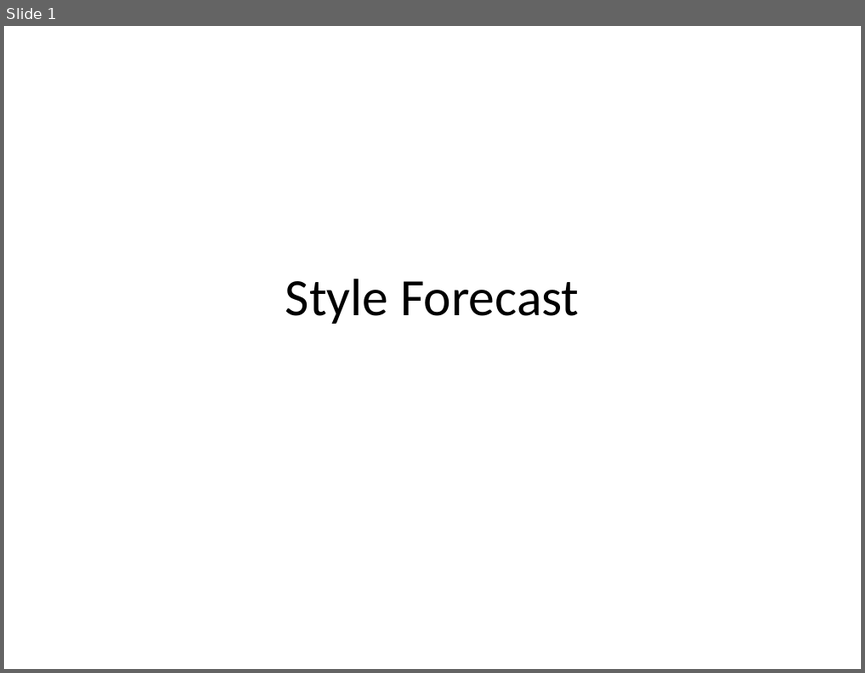
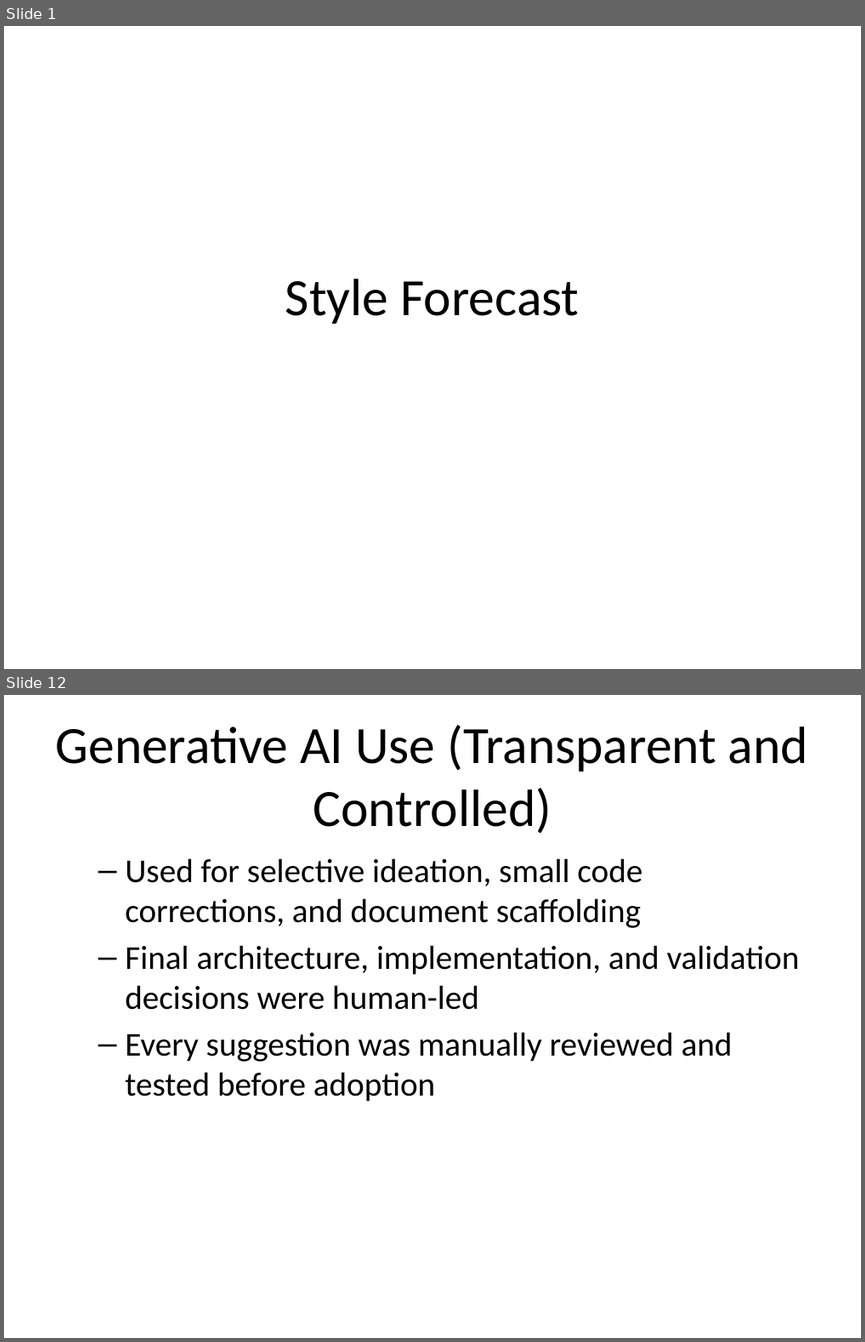
Before and after one commit to elfin-py/COMP3011_Coursework1, a slide deck: cfx-api/docs/presentation.pptx. Shown one above the other, each under a label of ours: slide 1 before the commit, slides 1 and 12 after it; the slides between them are not shown. The pictures are 865x673 and 865x1342 pixels, drawn with LibreOffice and Linux fonts; fonts in the diff are those of the drawing. Boxes give left, top, right and bottom in pixels: in the first picture for what was removed or moved away, otherwise in the second. Text is boxed around its words. In the diff, an @@ line names an element or a change of style, - is before the commit and + after.

```diff
--- a/cfx-api/docs/presentation.pptx
+++ b/cfx-api/docs/presentation.pptx
@@ slide 12 added at [4,695,861,1338], background #FFFFFF @@
@@ title added at [56,725,808,834], 44 pt, text #000000 @@
+Generative AI Use (Transparent and Controlled)
@@ text added at [125,858,800,1101], 28 pt, text #000000 @@
+  – Used for selective ideation, small code corrections, and document scaffolding
+  – Final architecture, implementation, and validation decisions were human-led
+  – Every suggestion was manually reviewed and tested before adoption
```
Also in this commit, not shown: 5 slides changed, 6 other slides added, 6 slides removed, 1 other file.
